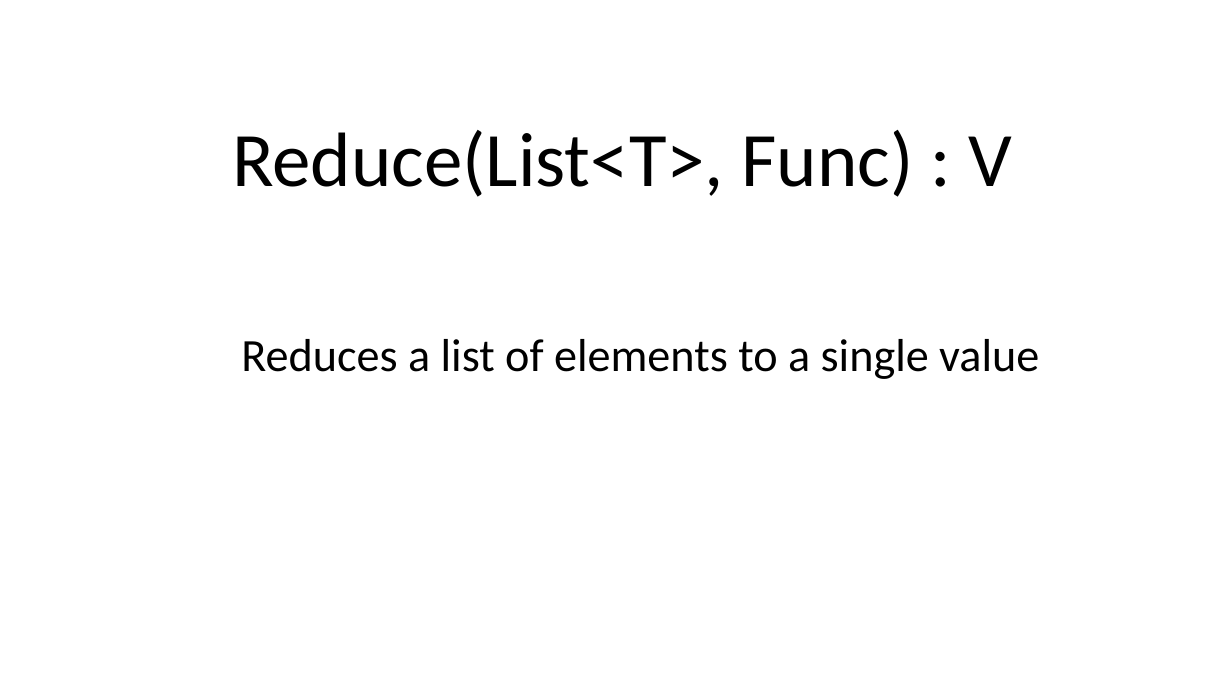
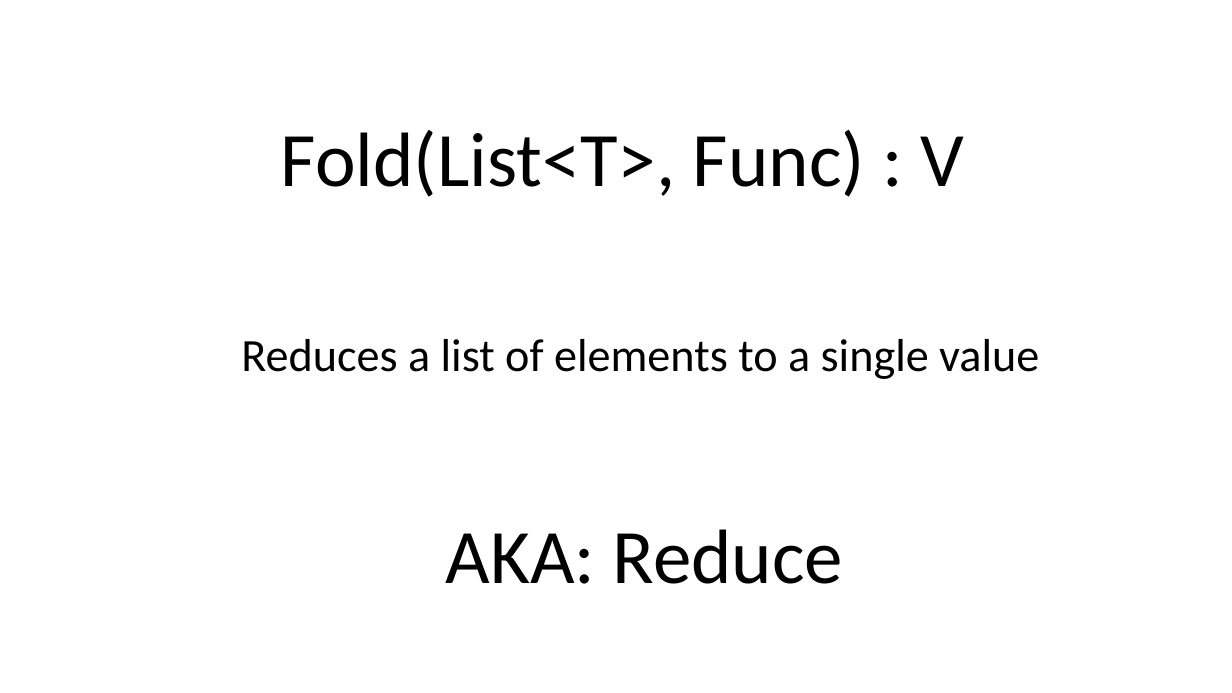
Before and after one commit to armadilloNik/FunctionalCSharpSig, a slide deck: slide 13 of slides/FpViaCSharp.pptx. Drawn at 1232x693 pixels with LibreOffice and Linux fonts; fonts in the diff are those of the drawing. Boxes give left, top, right and bottom in pixels: in the first picture for what was removed or moved away, otherwise in the second. Text is boxed around its words. In the diff, an @@ line names an element or a change of style, - is before the commit and + after.

```diff
--- a/slides/FpViaCSharp.pptx
+++ b/slides/FpViaCSharp.pptx
@@ title at <box>281,130,964,197</box>: text changed @@
-Reduce(List<T>, Func) : V
+Fold(List<T>, Func) : V
@@ text added at <box>446,529,843,584</box>, 60 pt, text #000000 @@
+AKA: Reduce
```
Also in this commit, not shown: 3 other slides changed, 2 slides added, 3 slides removed, 14 other files.
